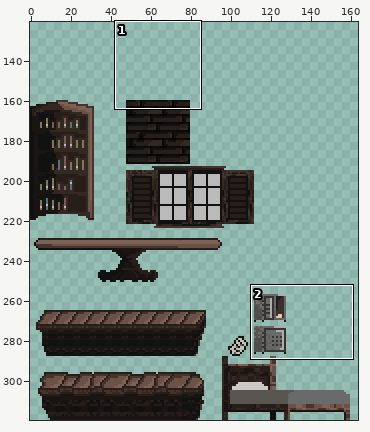
Edited in one commit: sprite sheet (assets/Tiled/super_mario.png). Above, an overview of the earlier version with the close-up marked.
Close-up. Old version:
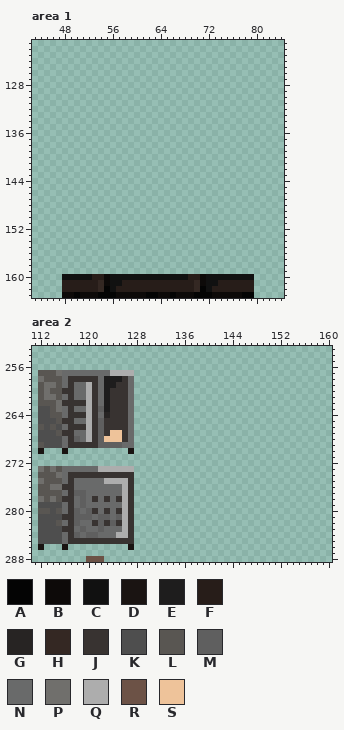
The file is 320x320 pixels. Colours within 5 levels of each other are drawn and written as one. Shown: area 1: x 43..84, y 121..163; area 2: x 111..160, y 253..288. The wide view leaves out empty margins.
Palette (. is transparent): A #040404  B #0d0a09  C #111111  D #1a1412  E #1e1d1d  F #271d19  G #272423  H #342823  J #383331  K #4e4e4e  L #595652  M #5f5f5f  N #696a6a  P #706f6c  Q #adadad  R #6c5246  S #eec39a
Pixels before, area 1, first column x 48:
160 CCCCCFFBCCCCCCCCCCCCCFFBCCCCCCCC
161 FFFFFFHBCCFFFFFFFFFFFFHBCCFFFFFF
162 FFFFFFHACFFFFFFFFFFFFFHACFFFFFFF
163 BBABBBAAABBBBBAABBABBBAAABBBBBAA
Pixels before, area 2, first column x 112:
257 LLLPNNNNNNNNQQQQ
258 PLLLNJJJJJNEEEJN
259 LPPLNJNNQJNEEJJN
260 LPLLJJNNQJNEJJJN
261 LPPLNJNNQJNEJJJN
262 LLLPJJJJQJNEJJJN
263 KKLPNJNNQJMEJJJN
264 KKLLNJJJQJNGJJJN
265 KKKLJJNNQJMJJJJN
266 LKLKNJJJQJMJJJJN
267 KKKLJJNNQJMJSSJN
268 KKKKNJMNQJMSSSJN
269 LKKKNJJJJJMMMMNN
270 D...D..........D
271 ................
272 ................
273 PLPLNNNNNNQQQQQQ
274 LLLPNJJJJJJJJJJJ
275 PLLLNJNNNNNQQQQJ
276 LLPPJJNNNNNNNNQJ
277 LLLLNJMMNNNNNNQJ
278 PLPLJJNMNJNJNJQJ
279 KKKKNJNMNNNNNNQJ
280 LLKLNJMNMJNJNJQJ
281 KKKKJJMMMNMMNMQJ
282 KKKLNJMNNJMJMJQJ
283 KKKKJJNMNNMNNNQJ
284 KKKKNJMNMMNNNQQJ
285 KKKKNJJJJJJJJJJJ
286 D...D..........D
287 ................
288 ........RRR.....
The same view after the edit:
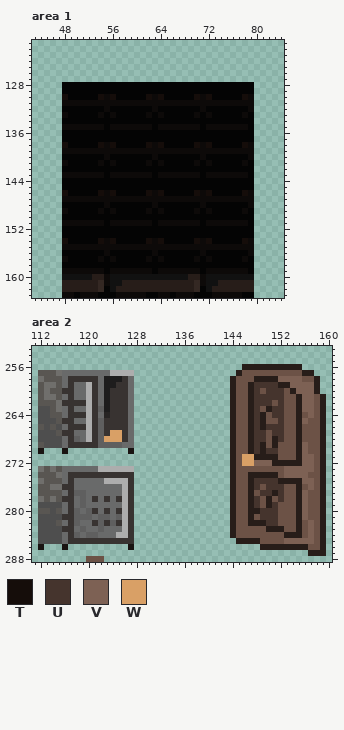
Colours new in this view: T #150d0a  U #45342d  V #7d6154  W #d9a066
Edits made:
Changed rows in their new state; - is an unchanged pixel.
Area 1:
first column x 48:
128 AAAAAAAAAAAAAAAAAAAAAAAAAAAAAAAA
129 AAAAAAAAAAAAAAAAAAAAAAAAAAAAAAAA
130 TAAAAATBTAAAAATBTAAAAATBTAAAAATB
131 BBBBBBBBBBBBBBBBBBBBBBBBBBBBBBBB
132 AAAAAAABAAAAAAABAAAAAAABAAAAAAAB
133 BAAAAABABAAAAABABAAAAABABAAAAABA
134 AAAAAAAAAAAAAAAAAAAAAAAAAAAAAAAA
135 BBBBBBBABBBBBBBABBBBBBBABBBBBBBA
136 AAAAAAAAAAAAAAAAAAAAAAAAAAAAAAAA
137 AAAAAAAAAAAAAAAAAAAAAAAAAAAAAAAA
138 TAAAAATBTAAAAATBTAAAAATBTAAAAATB
139 BBBBBBBBBBBBBBBBBBBBBBBBBBBBBBBB
140 AAAAAAABAAAAAAABAAAAAAABAAAAAAAB
141 BAAAAABABAAAAABABAAAAABABAAAAABA
142 AAAAAAAAAAAAAAAAAAAAAAAAAAAAAAAA
143 BBBBBBBABBBBBBBABBBBBBBABBBBBBBA
144 AAAAAAAAAAAAAAAAAAAAAAAAAAAAAAAA
145 AAAAAAAAAAAAAAAAAAAAAAAAAAAAAAAA
146 TAAAAATBTAAAAATBTAAAAATBTAAAAATB
147 BBBBBBBBBBBBBBBBBBBBBBBBBBBBBBBB
148 AAAAAAABAAAAAAABAAAAAAABAAAAAAAB
149 BAAAAABABAAAAABABAAAAABABAAAAABA
150 AAAAAAAAAAAAAAAAAAAAAAAAAAAAAAAA
151 BBBBBBBABBBBBBBABBBBBBBABBBBBBBA
152 AAAAAAAAAAAAAAAAAAAAAAAAAAAAAAAA
153 AAAAAAAAAAAAAAAAAAAAAAAAAAAAAAAA
154 TAAAAATBTAAAAATBTAAAAATBTAAAAATB
155 BBBBBBBBBBBBBBBBBBBBBBBBBBBBBBBB
156 AAAAAAABAAAAAAABAAAAAAABAAAAAAAB
157 BAAAAABABAAAAABABAAAAABABAAAAABA
158 AAAAAAAAAAAAAAAAAAAAAAAAAAAAAAAA
159 BBBBBBBABBBBBBBABBBBBBBABBBBBBBA
Area 2:
first column x 123:
256 -----------------------FFFFFFFFFF----
257 ----------------------FRRRRRRRRRRFF--
258 ---------------------FRRRFFFFVVVVRRF-
259 ---------------------FRRFUUUUFFVVVVF-
260 ---------------------FRRFURUUURFVVVF-
261 ---------------------FRRFUUUUURRFVVRF
262 ---------------------FRRFUUURURRFVVRF
263 ---------------------FRRFURFUURRFVVRF
264 ---------------------FRRFUFRUURRFRVRF
265 ---------------------FRRFUFRRURRFVRRF
266 ---------------------FRRFUFUUURRFRRRF
267 -WW------------------FRRFUURUURRFRRRF
268 WWW------------------FRRFUURFURRFRRRF
269 ---------------------FRRFUFRFRRRFVRRF
270 ---------------------FRRFUFUURRRFVRRF
271 ---------------------FRWWFFFFRRRFVVRF
272 ---------------------FRWWVVVFFFFFVVRF
273 ---------------------FRRRRRRRRVVVVVRF
274 ---------------------FRRFFFFFRVVVVRRF
275 ---------------------FRRFUUUUFFFFVVRF
276 ---------------------FRRFURUUURRFRVRF
277 ---------------------FRRFRUUFURRFVRRF
278 ---------------------FRRFURFRURRFVRRF
279 ---------------------FRRFURFURRRFVRRF
280 ---------------------FRRFFUUURRRFVRRF
281 ---------------------FRRFRUUURRRFVRRF
282 ---------------------FRRFFFUURRRFRVRF
283 ---------------------FRRRRRFFFRRFRVRF
284 ---------------------FRRRRRRRRFFFRVRF
285 ----------------------FFFFRRRRVVVVVRF
286 --------------------------FFFFFFFFRRF
287 ----------------------------------FFF
